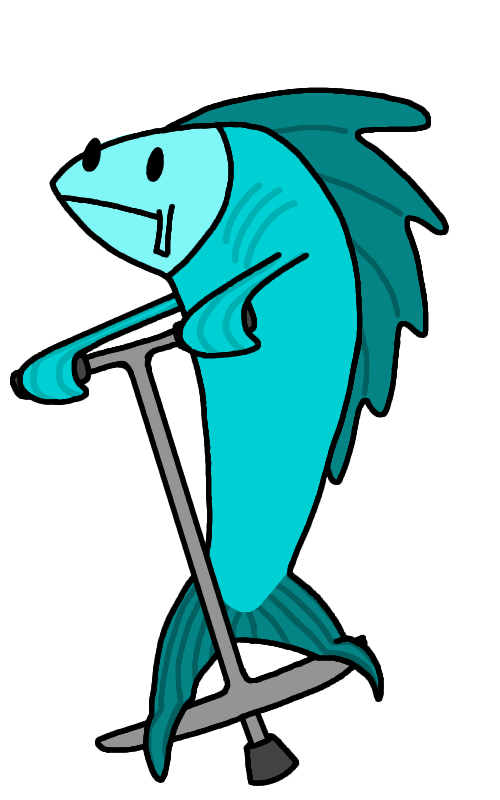
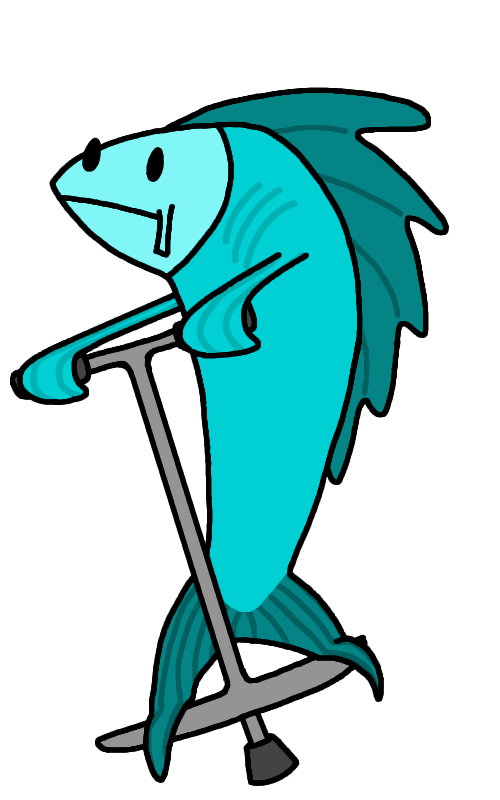
Layer changes from the first (500, 800) image to the second:
painted on "fish_head_coloring" over box(83, 132, 139, 153)
